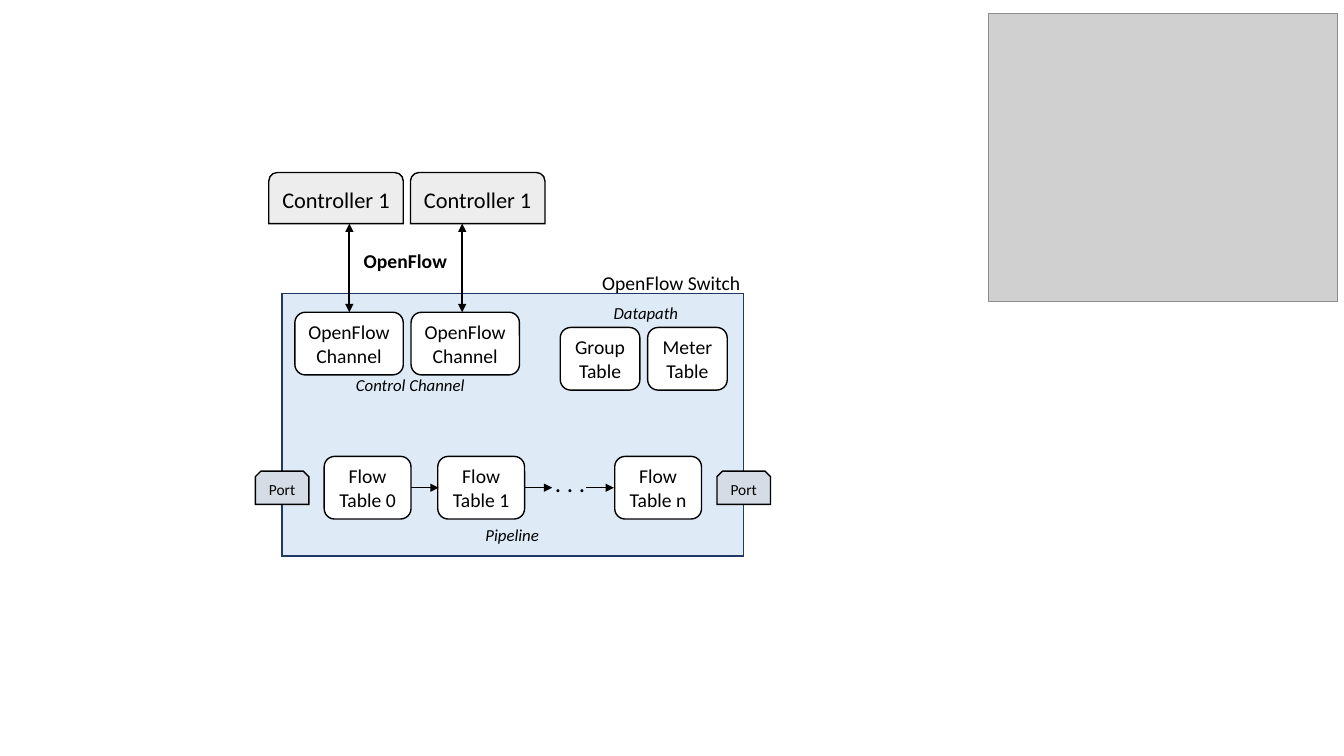
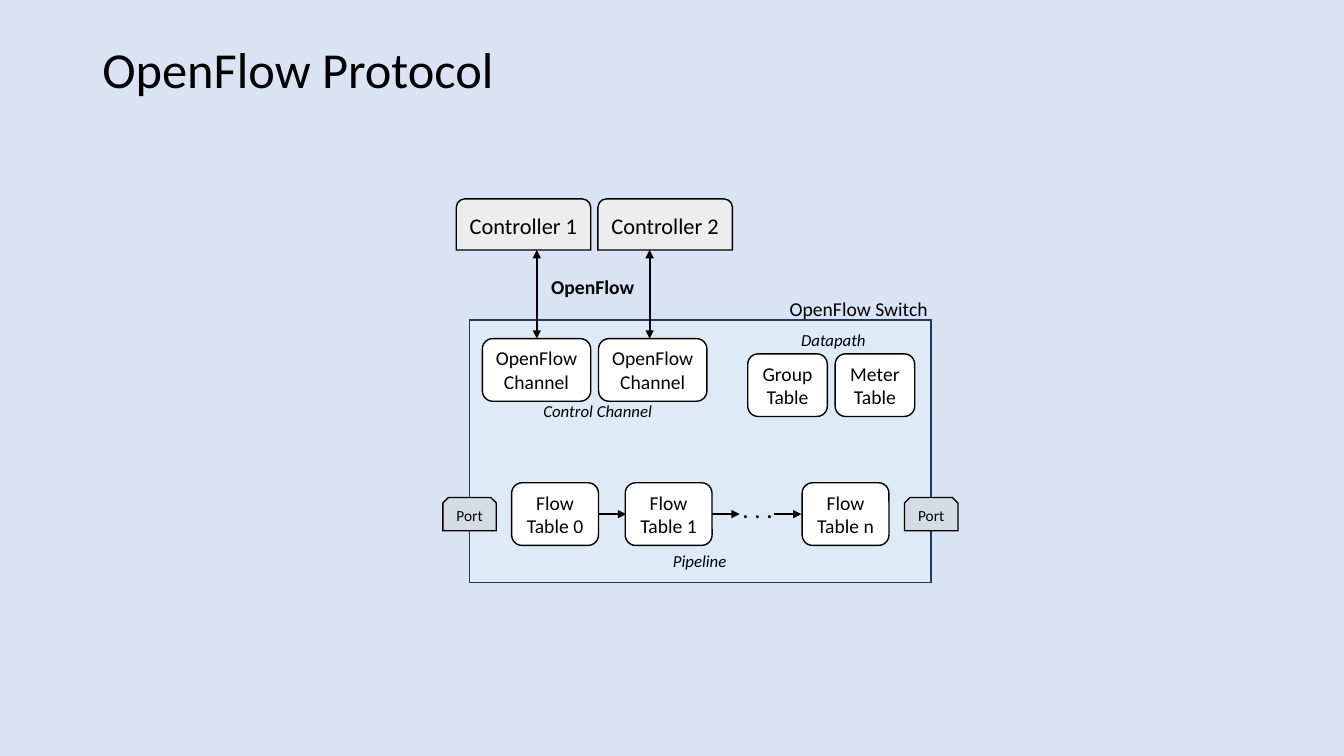
Before and after one commit to harshal-vaze/Software-Defined-Networking-with-ONOS, a slide deck: slide 11 of Thesis.pptx (slide 34 before the commit). Drawn at 1344x756 pixels with LibreOffice and Linux fonts; fonts in the diff are those of the drawing; grey boxes stand for pictures. Boxes give left, top, right and bottom in pixels: in the first picture for what was removed or moved away, otherwise in the second. Text is boxed around its words. In the diff, an @@ line names an element or a change of style, - is before the commit and + after.

```diff
--- a/Thesis.pptx
+++ b/Thesis.pptx
@@ background #FFFFFF to #DAE3F3 @@
@@ picture removed at (989, 14, 1338, 302) @@
@@ text added at (102, 53, 493, 96), 36 pt, text #000000 @@
+OpenFlow Protocol
@@ round same rect removed at (269, 172, 403, 224) @@
-Controller 1
@@ round same rect "Controller 1": place and size @@
-round same rect "Controller 1" at (410, 172, 544, 224)
+round same rect "Controller 1" at (457, 199, 591, 250)
@@ round same rect added at (598, 199, 732, 250), fill #EDEDED, outline #000000 1 pt, 16 pt, text #000000 @@
+Controller 2
@@ double arrow moved from (463, 224) - (463, 313) to (537, 250) - (537, 339) @@
@@ double arrow moved from (350, 224) - (350, 313) to (650, 250) - (650, 339) @@
@@ rounded rectangle "OpenFlow": place and size @@
-rounded rectangle "OpenFlow" at (411, 313, 520, 375)
+rounded rectangle "OpenFlow" at (483, 339, 592, 401)
@@ rounded rectangle "OpenFlow": place and size @@
-rounded rectangle "OpenFlow" at (295, 313, 404, 375)
+rounded rectangle "OpenFlow" at (599, 339, 708, 401)
@@ 2 rounded rectangles, 1 snip same rect, 1 rectangle, 1 arrow, 1 text: place and size @@
-2 rounded rectangles, 1 snip same rect, 1 rectangle, 1 arrow, 1 text at (255, 293, 744, 557)
+2 rounded rectangles, 1 snip same rect, 1 rectangle, 1 arrow, 1 text at (443, 320, 932, 583)
@@ 5 texts, 3 rounded rectangles, 1 snip same rect: place and size @@
-5 texts, 3 rounded rectangles, 1 snip same rect at (325, 254, 770, 544)
+5 texts, 3 rounded rectangles, 1 snip same rect at (512, 280, 958, 570)
@@ arrow moved from (587, 488) - (614, 488) to (599, 514) - (626, 514) @@
@@ arrow moved from (411, 488) - (439, 488) to (774, 514) - (802, 514) @@
```
Also in this commit, not shown: 40 other slides changed, 14 slides added, 11 slides removed.
